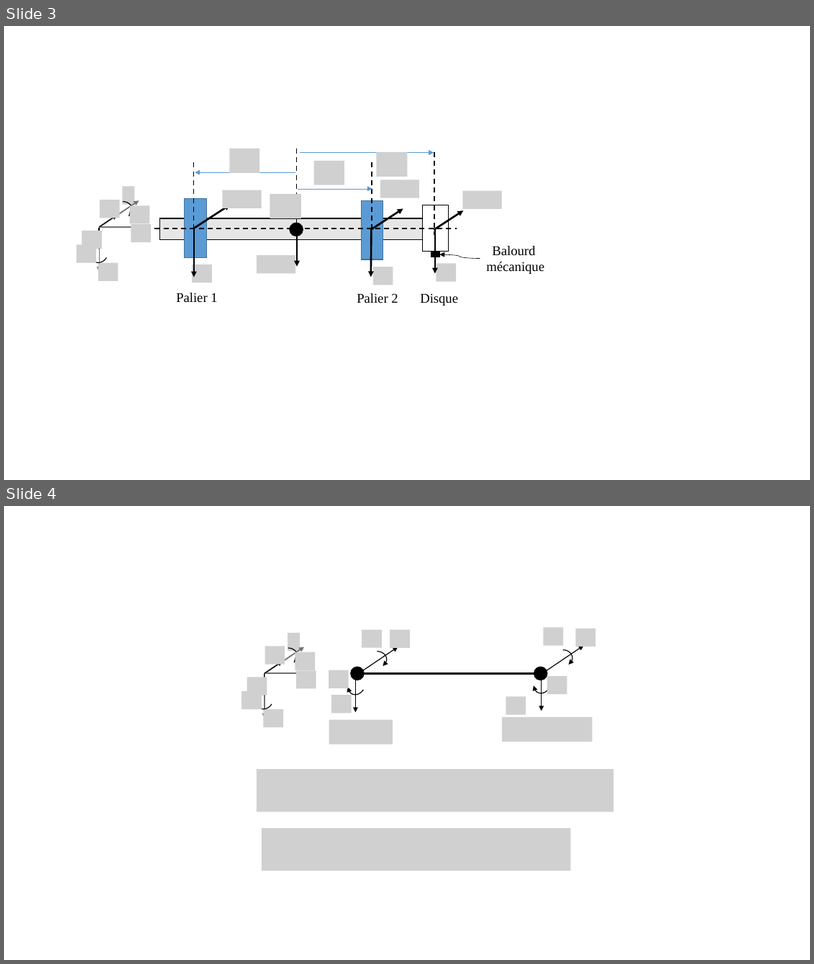
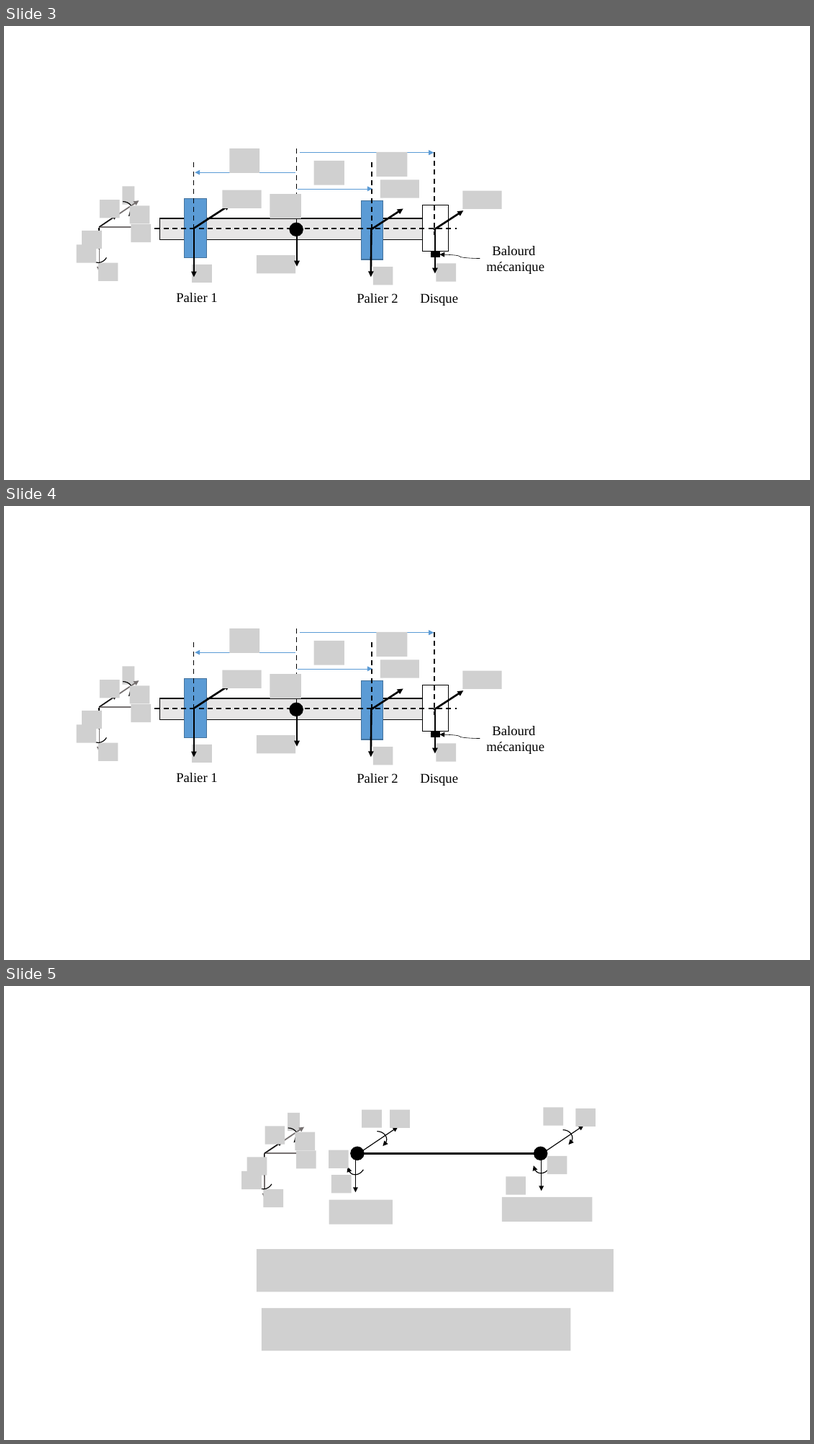
Before and after one commit to SilunZ/SoutenanceThese, a slide deck: Support/Figures.pptx. Shown one above the other, each under a label of ours: slides 3 and 4 before the commit, slides 3, 4 and 5 after it. The pictures are 814x964 and 814x1444 pixels, drawn with LibreOffice and Linux fonts; fonts in the diff are those of the drawing; grey boxes stand for pictures. Boxes give left, top, right and bottom in pixels: in the first picture for what was removed or moved away, otherwise in the second. Text is boxed around its words. In the diff, an @@ line names an element or a change of style, - is before the commit and + after.

```diff
--- a/Support/Figures.pptx
+++ b/Support/Figures.pptx
@@ slide 4 added at <box>4,506,810,960</box>, background #FFFFFF @@
@@ group added at <box>194,628,435,717</box>: 4 lines, 3 arrows, 3 pictures @@
@@ picture added at <box>270,674,301,698</box> @@
@@ group added at <box>77,667,151,761</box>: 7 pictures, 5 arrows, 2 arc (boxed as its full ellipse)s @@
@@ line added from (146, 708) to (456, 708), #000000 1.5 pt dashed @@
@@ ellipse added at <box>290,703,304,716</box>, fill #000000, outline #000000 1 pt @@
@@ group added at <box>192,659,502,765</box>: 7 arrows, 7 pictures @@
@@ group added at <box>160,685,545,785</box>: 3 rectangles, 2 texts, 1 curved arrow @@
+Disque
+Balourd
+mécanique
@@ group added at <box>176,679,398,783</box>: 2 rectangles, 2 texts @@
+Palier 1
+Palier 2
@@ what was slide 4 is now slide 5 @@
```
Also in this commit, not shown: 2 other slides added, 1 other file.
